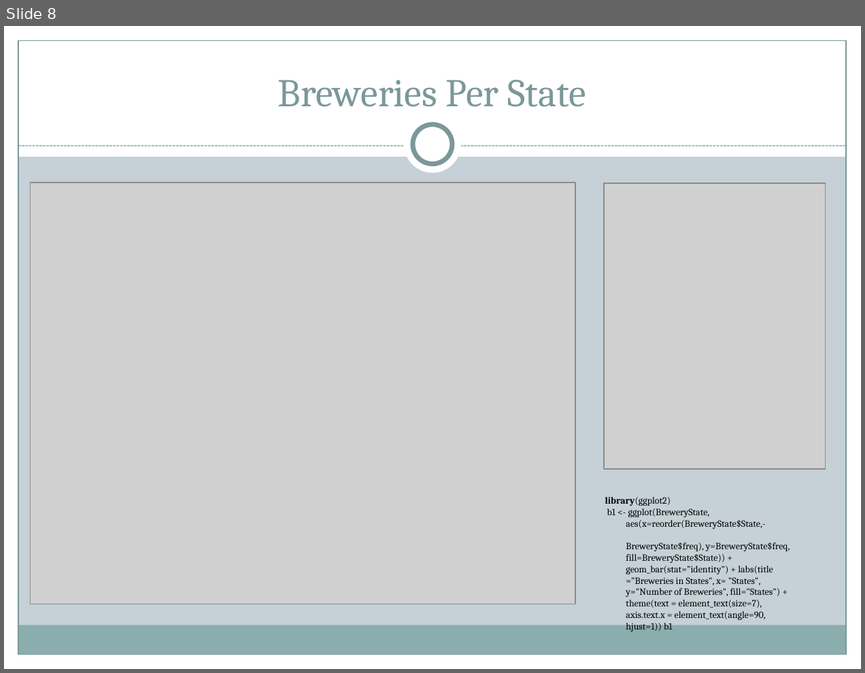
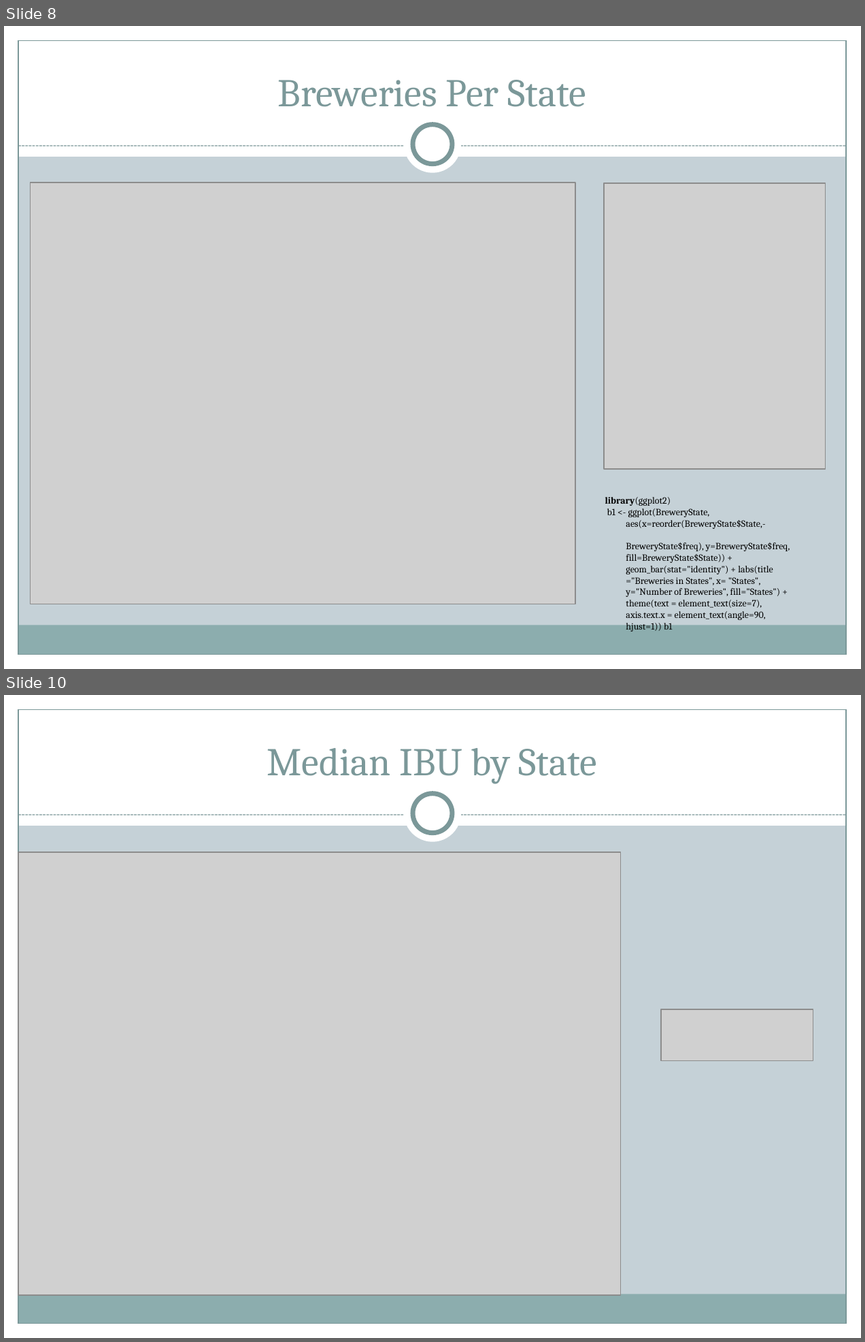
Before and after one commit to DataTex1/CaseStudy1, a slide deck: MSDS6306 CaseStudy1.pptx. Shown one above the other, each under a label of ours: slide 8 before the commit, slides 8 and 10 after it; the slides between them are not shown. The pictures are 865x673 and 865x1342 pixels, drawn with LibreOffice and Linux fonts; fonts in the diff are those of the drawing; grey boxes stand for pictures. Boxes give left, top, right and bottom in pixels: in the first picture for what was removed or moved away, otherwise in the second. Text is boxed around its words. In the diff, an @@ line names an element or a change of style, - is before the commit and + after.

```diff
--- a/MSDS6306 CaseStudy1.pptx
+++ b/MSDS6306 CaseStudy1.pptx
@@ slide 10 added at [4,695,861,1338], background #C5D1D7; not listed: 9 template elements that a slide beside it also shows @@
@@ title added at [267,748,598,784], 33 pt, text #7C999A @@
+Median IBU by State
@@ picture added at [18,852,621,1295] @@
@@ picture added at [661,1009,814,1061] @@
```
Also in this commit, not shown: 7 other slides added.
